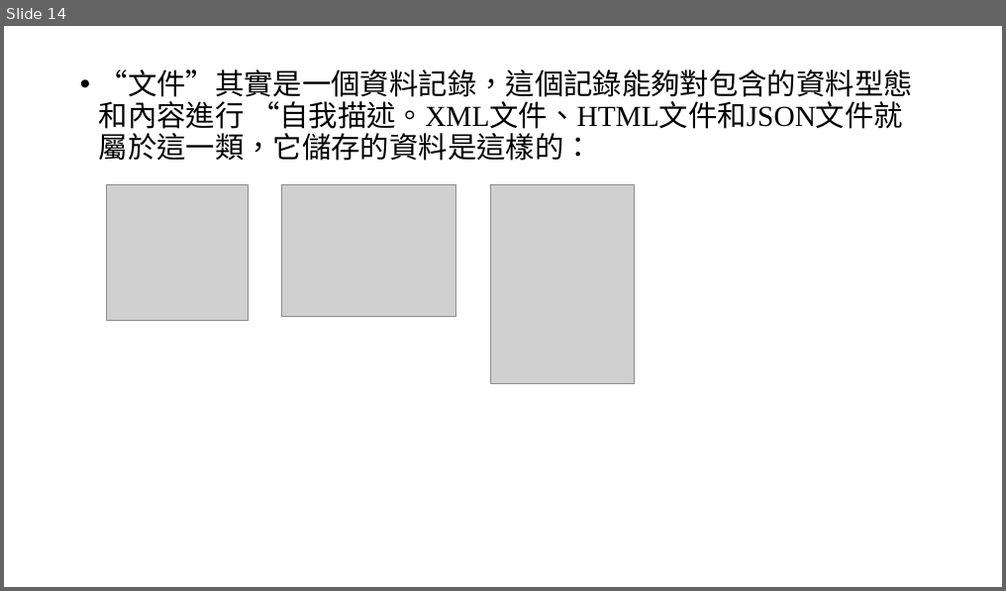
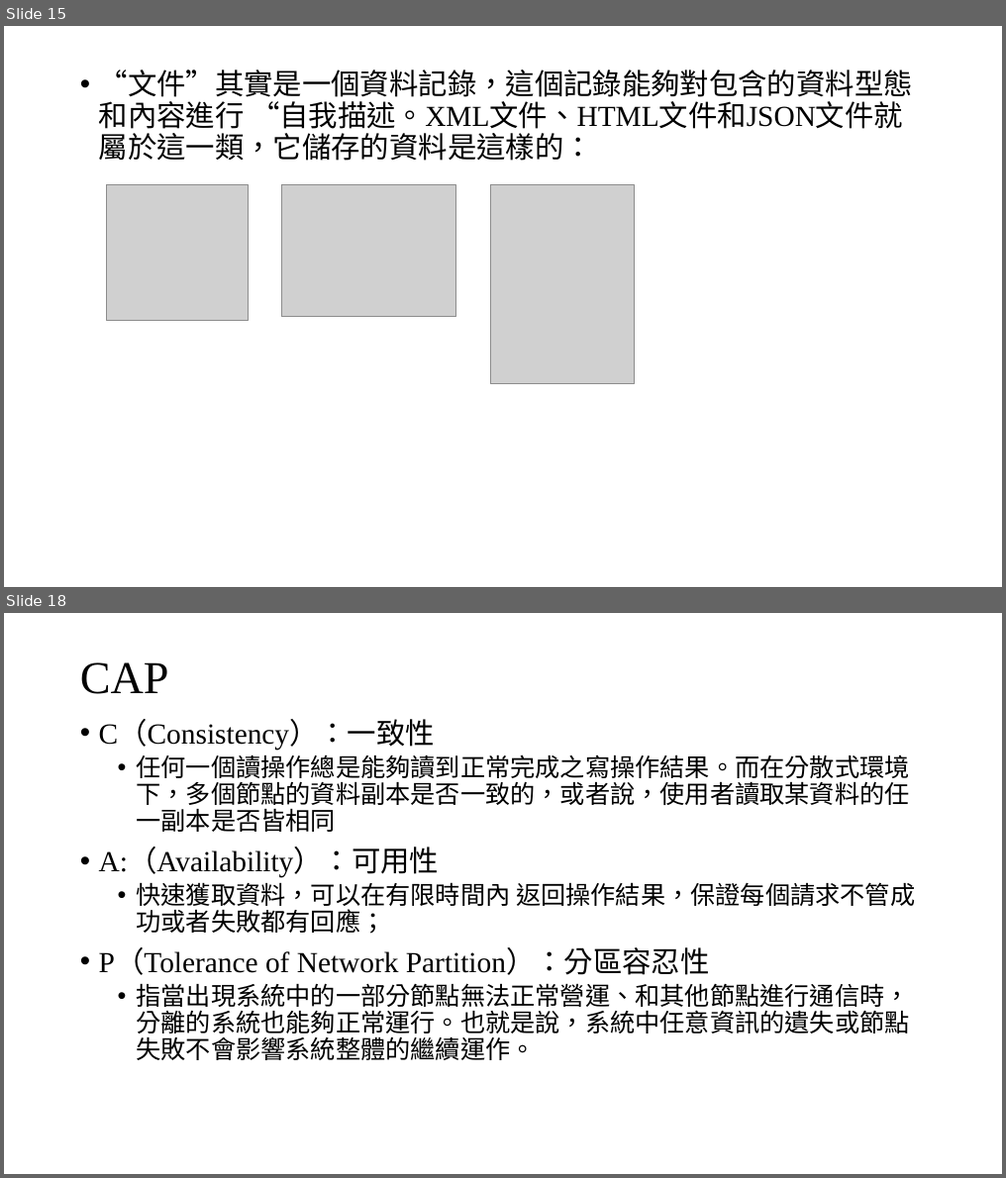
Before and after one commit to YuLiYangBryant/NoSQLReport, a slide deck: NoSQL.pptx. Shown one above the other, each under a label of ours: slide 14 before the commit, slides 15 and 18 after it; the slides between them are not shown. The pictures are 1006x591 and 1006x1178 pixels, drawn with LibreOffice and Linux fonts; fonts in the diff are those of the drawing; grey boxes stand for pictures. Boxes give left, top, right and bottom in pixels: in the first picture for what was removed or moved away, otherwise in the second. Text is boxed around its words. In the diff, an @@ line names an element or a change of style, - is before the commit and + after.

```diff
--- a/NoSQL.pptx
+++ b/NoSQL.pptx
@@ slide 18 added at <box>4,613,1002,1174</box>, background #FFFFFF @@
@@ title added at <box>80,663,169,694</box>, 44 pt, text #000000 @@
+CAP
@@ text added at <box>99,721,915,1060</box>, 24 pt, text #000000 @@
+• C（Consistency）：一致性
+  • 任何一個讀操作總是能夠讀到正常完成之寫操作結果。而在分散式環境下，多個節點的資料副本是否一致的，或者說，使用者讀取某資料的任一副本是否皆相同
+• A:（Availability）：可用性
+  • 快速獲取資料，可以在有限時間內 返回操作結果，保證每個請求不管成功或者失敗都有回應；
+• P（Tolerance of Network Partition）：分區容忍性
+  • 指當出現系統中的一部分節點無法正常營運、和其他節點進行通信時，分離的系統也能夠正常運行。也就是說，系統中任意資訊的遺失或節點失敗不會影響系統整體的繼續運作。
@@ what was slide 14 is now slide 15 @@
```
Also in this commit, not shown: 3 slides changed, 5 other slides added, 14 slides removed.
